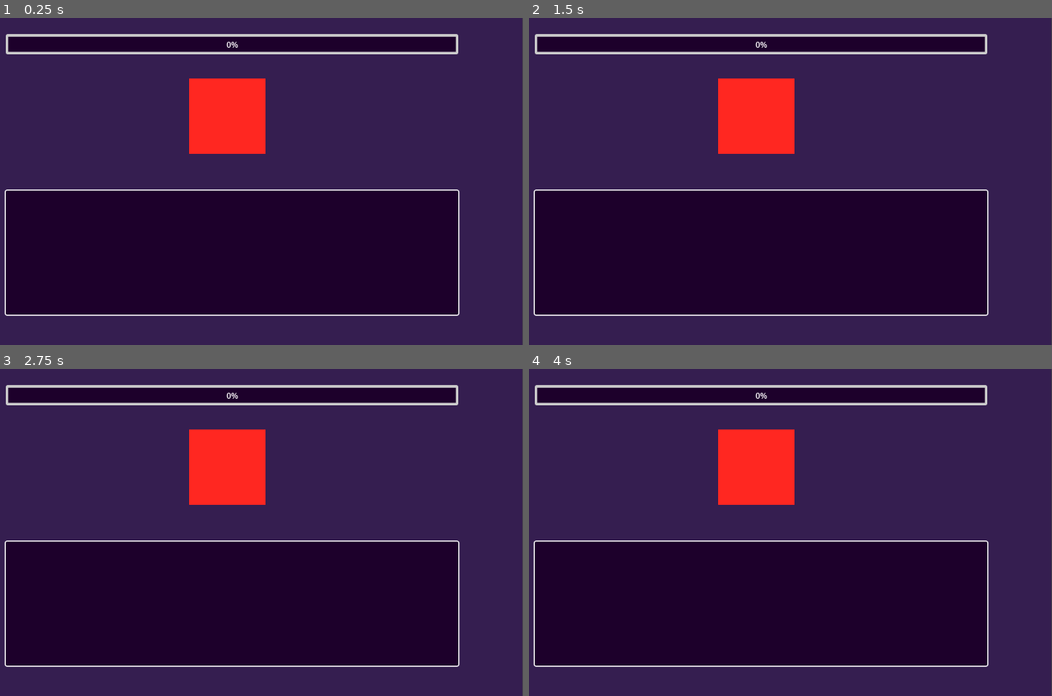
Above: before the commit, frames 1-4 (two rows, left to right).
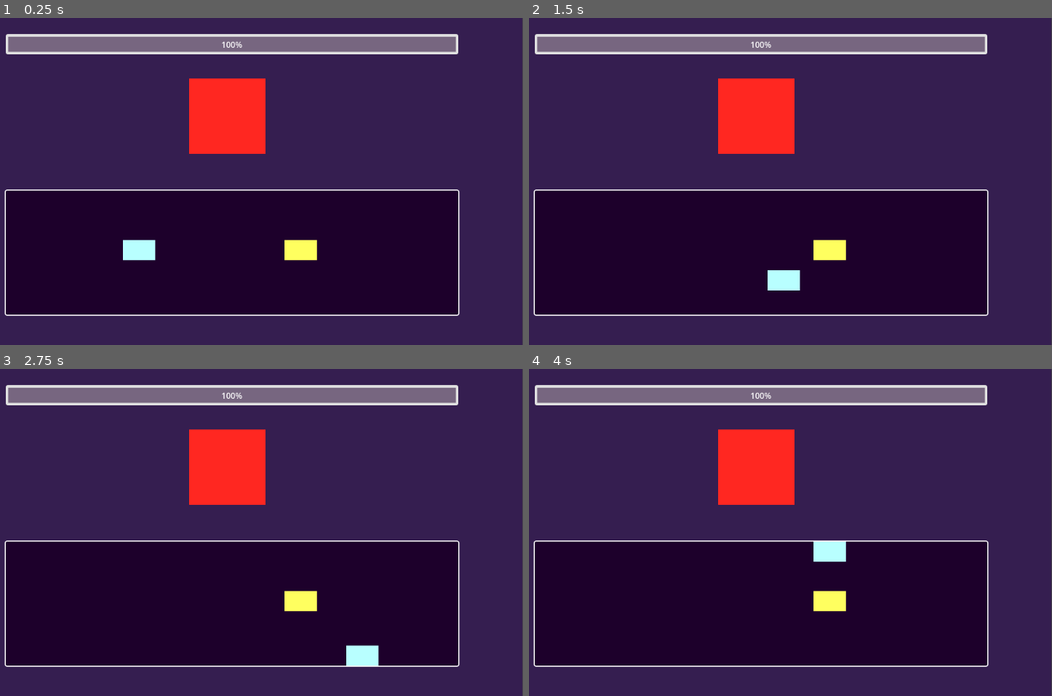
Above: after the commit, the same moments.

Repository: GuilhermeJuventino/Masking-Simulator-Prototype
Game: Godot game, scene res://Scenes/Game.tscn
Same seed, same stepped clock (60 frames per second), same inputs: the game is played once before the commit and once after it.
Inputs:
- Up to frame 1 (0.25 s): no input
- Up to frame 2 (1.5 s): tap Enter at 0.5 s; hold Right (MoveRight) 0.53-1.28 s; hold Down (MoveDown) from 1.28 s (still down)
- Up to frame 3 (2.75 s): tap Space at 2 s; release Down (MoveDown) at 2.03 s; hold Right (MoveRight) from 2.03 s (still down)
- Up to frame 4 (4 s): release Right (MoveRight) at 2.78 s; hold Up (MoveUp) 2.78-3.53 s; hold Left (MoveLeft) from 3.53 s (still down)

The runs differ from the first frame. In frame 1, 5.0% of the frame differs, in the area x 1-88%, y 5-75%; in frame 2, 5.0%; in frame 3, 5.0%; in frame 4, 5.0%.

Commit message:
Added player, enemy, basic controls and finished basic UI

Diff:
--- /dev/null
+++ b/Scenes/Enemy/Enemy.tscn
@@ -0,0 +1,30 @@
+[gd_scene load_steps=3 format=3 uid="uid://fowg82uogum6"]
+
+[sub_resource type="RectangleShape2D" id="RectangleShape2D_yjxv6"]
+size = Vector2(64, 40)
+
+[sub_resource type="RectangleShape2D" id="RectangleShape2D_2woxm"]
+size = Vector2(49, 28)
+
+[node name="Enemy" type="Node2D"]
+
+[node name="CharacterBody2D" type="CharacterBody2D" parent="."]
+collision_layer = 2
+collision_mask = 8
+
+[node name="ColorRect" type="ColorRect" parent="CharacterBody2D"]
+offset_right = 64.0
+offset_bottom = 40.0
+color = Color(1, 1, 0.372549, 1)
+
+[node name="CollisionShape2D" type="CollisionShape2D" parent="CharacterBody2D"]
+position = Vector2(32, 20)
+shape = SubResource("RectangleShape2D_yjxv6")
+
+[node name="Area2D" type="Area2D" parent="CharacterBody2D"]
+collision_layer = 2
+
+[node name="CollisionShape2D" type="CollisionShape2D" parent="CharacterBody2D/Area2D"]
+position = Vector2(32.5, 20)
+shape = SubResource("RectangleShape2D_2woxm")
+debug_color = Color(0.721569, 0.360784, 0.796078, 0.419608)
--- a/Scenes/Game.tscn
+++ b/Scenes/Game.tscn
@@ -1,4 +1,7 @@
-[gd_scene load_steps=7 format=3 uid="uid://dki8vp44q76mj"]
+[gd_scene load_steps=9 format=3 uid="uid://dki8vp44q76mj"]
+
+[ext_resource type="PackedScene" uid="uid://dxfhlixfvrjsl" path="res://Scenes/Player/Player.tscn" id="1_7higc"]
+[ext_resource type="PackedScene" uid="uid://fowg82uogum6" path="res://Scenes/Enemy/Enemy.tscn" id="2_bq2nf"]
 
 [sub_resource type="StyleBoxFlat" id="StyleBoxFlat_nc4bs"]
 bg_color = Color(0.113725, 0, 0.168627, 1)
@@ -69,6 +72,7 @@
 theme_override_colors/font_color = Color(1, 1, 1, 1)
 theme_override_colors/font_outline_color = Color(0, 0, 0, 1)
 theme_override_styles/background = SubResource("StyleBoxFlat_nc4bs")
+value = 100.0
 
 [node name="ReferenceRect" type="ReferenceRect" parent="UI"]
 custom_minimum_size = Vector2(900, 200)
@@ -116,3 +120,9 @@
 [node name="CollisionShape2D4" type="CollisionShape2D" parent="UI/ReferenceRect/StaticBody2D"]
 position = Vector2(892.5, 128.5)
 shape = SubResource("RectangleShape2D_8gja6")
+
+[node name="Enemy" parent="." instance=ExtResource("2_bq2nf")]
+position = Vector2(680, 440)
+
+[node name="Player" parent="." instance=ExtResource("1_7higc")]
+position = Vector2(360, 440)
--- /dev/null
+++ b/Scenes/Player/Player.tscn
@@ -0,0 +1,32 @@
+[gd_scene load_steps=4 format=3 uid="uid://dxfhlixfvrjsl"]
+
+[ext_resource type="Script" path="res://Scripts/Player/Player.gd" id="1_6a41g"]
+
+[sub_resource type="RectangleShape2D" id="RectangleShape2D_yjxv6"]
+size = Vector2(64, 40)
+
+[sub_resource type="RectangleShape2D" id="RectangleShape2D_2woxm"]
+size = Vector2(49, 28)
+
+[node name="Player" type="Node2D"]
+
+[node name="CharacterBody2D" type="CharacterBody2D" parent="."]
+collision_mask = 8
+script = ExtResource("1_6a41g")
+
+[node name="ColorRect" type="ColorRect" parent="CharacterBody2D"]
+offset_right = 64.0
+offset_bottom = 40.0
+color = Color(0.721569, 1, 1, 1)
+
+[node name="CollisionShape2D" type="CollisionShape2D" parent="CharacterBody2D"]
+position = Vector2(32, 20)
+shape = SubResource("RectangleShape2D_yjxv6")
+
+[node name="Area2D" type="Area2D" parent="CharacterBody2D"]
+collision_mask = 2
+
+[node name="CollisionShape2D" type="CollisionShape2D" parent="CharacterBody2D/Area2D"]
+position = Vector2(32.5, 20)
+shape = SubResource("RectangleShape2D_2woxm")
+debug_color = Color(0.721569, 0.360784, 0.796078, 0.419608)
--- /dev/null
+++ b/Scripts/Player/Player.gd
@@ -0,0 +1,32 @@
+extends CharacterBody2D
+
+
+const SPEED = 300.0
+
+func NormalizeSpeed():
+	velocity.x = velocity.x * (sqrt(2) / 2)
+	velocity.y = velocity.y * (sqrt(2) / 2)
+
+func _physics_process(delta):
+	# Get the input direction and handle the movement/deceleration.
+	# As good practice, you should replace UI actions with custom gameplay actions.
+	var DirectionX = Input.get_axis("MoveLeft", "MoveRight")
+	var DirectionY = Input.get_axis("MoveUp", "MoveDown")
+
+	if DirectionX:
+		velocity.x = DirectionX * SPEED
+	else:
+		velocity.x = move_toward(velocity.x, 0, SPEED)
+
+	if DirectionY:
+		velocity.y = DirectionY * SPEED
+	else:
+		velocity.y = move_toward(velocity.y, 0, SPEED)
+
+	if velocity.x != 0 and velocity.y != 0:
+		NormalizeSpeed()
+
+	velocity.x += velocity.x * delta
+	velocity.y += velocity.y * delta
+
+	move_and_slide()
